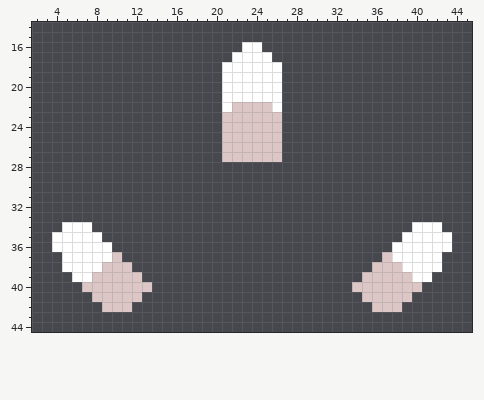
A pixel-art sprite gets an edit: sprites/units/glow-flare-cell.png. Above: the version before the commit.
The file is 48x48 pixels. Shown: x 2..45, y 14..44.
The result:
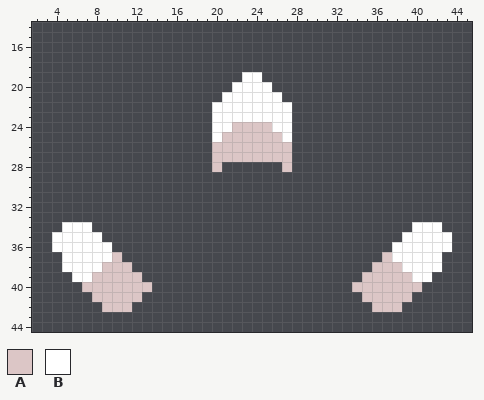
Palette (. is transparent): A #dcc6c6  B #ffffff
From old to new:
@@ x 18..29 @@
 15 ............
-16 .....BB.....
-17 ....BBBB....
-18 ...BBBBBB...
-19 ...BBBBBB...
-20 ...BBBBBB...
+16 ............
+17 ............
+18 ............
+19 .....BB.....
+20 ....BBBB....
 21 ...BBBBBB...
-22 ...BAAAAB...
-23 ...AAAAAA...
-24 ...AAAAAA...
-25 ...AAAAAA...
-26 ...AAAAAA...
-27 ...AAAAAA...
-28 ............
+22 ..BBBBBBBB..
+23 ..BBBBBBBB..
+24 ..BBAAAABB..
+25 ..BAAAAAAB..
+26 ..AAAAAAAA..
+27 ..AAAAAAAA..
+28 ..A......A..
 29 ............
Where, in picture pixels (left, top, right, bottom), the same in both pictures:
changed: (212, 42, 292, 172)
